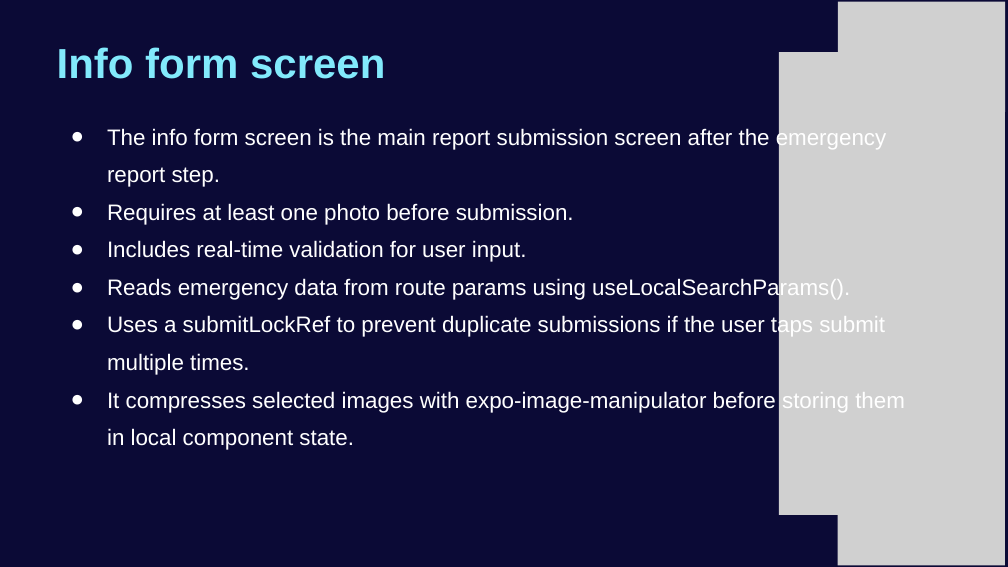
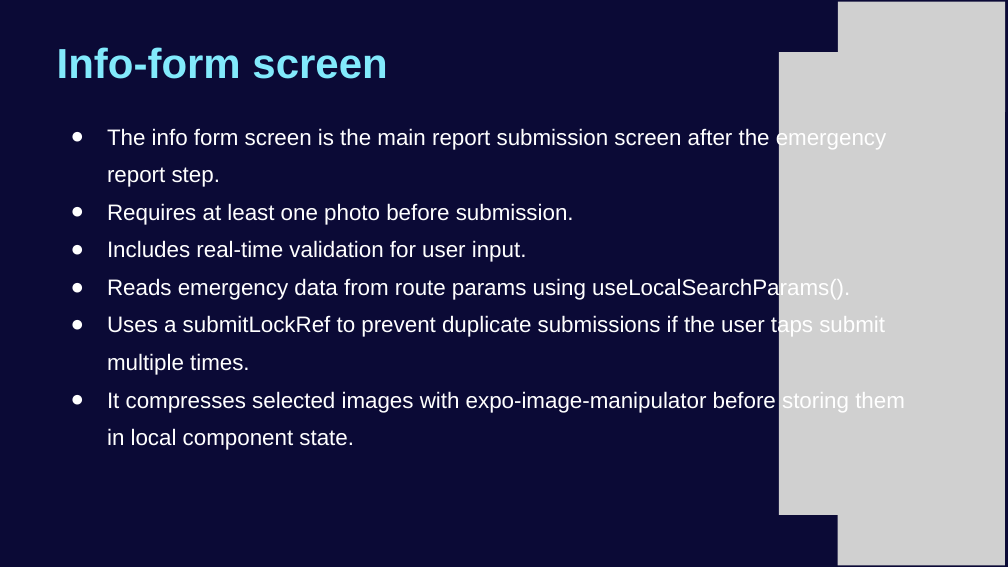
Before and after one commit to rheamalpekar/PetGuard, a slide deck: slide 17 of Group 2 presentation.pptx. Drawn at 1008x567 pixels with LibreOffice and Linux fonts; fonts in the diff are those of the drawing; grey boxes stand for pictures. Boxes give left, top, right and bottom in pixels: in the first picture for what was removed or moved away, otherwise in the second. Text is boxed around its words. In the diff, an @@ line names an element or a change of style, - is before the commit and + after.

Commit message:
ppt

```diff
--- a/Group 2 presentation.pptx
+++ b/Group 2 presentation.pptx
@@ text at (57, 47, 387, 79): text changed @@
-Info form screen
+Info-form screen
```
